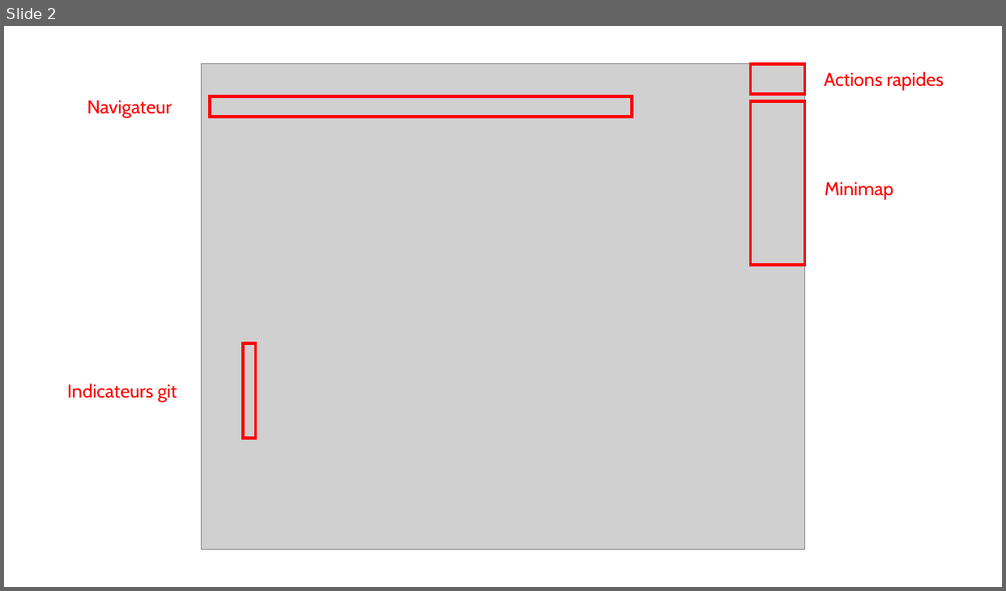
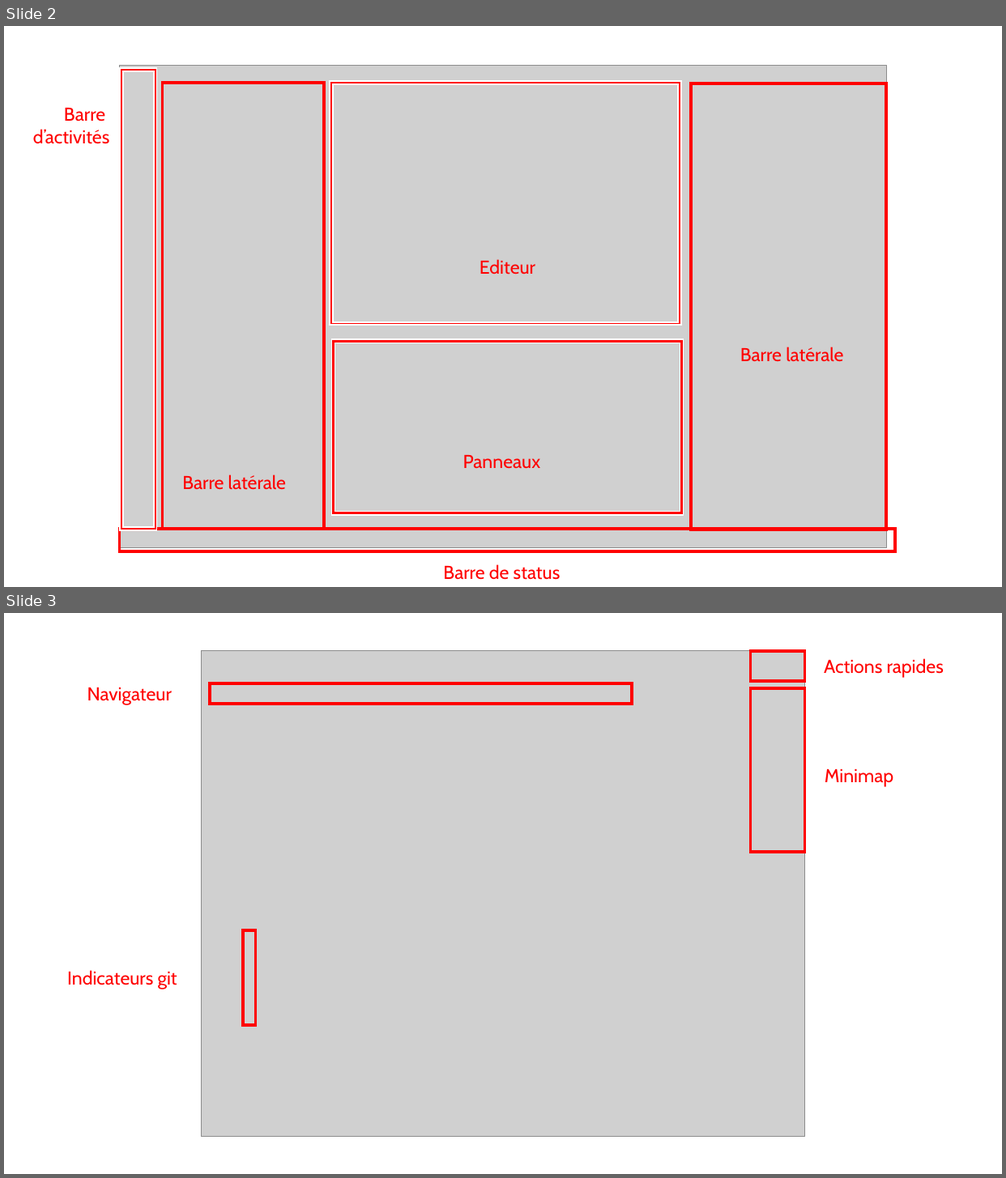
Before and after one commit to microsoft/vscode-essentials, a slide deck: programmez/images/vs-code-ui.pptx. Shown one above the other, each under a label of ours: slide 2 before the commit, slides 2 and 3 after it. The pictures are 1006x591 and 1006x1178 pixels, drawn with LibreOffice and Linux fonts; fonts in the diff are those of the drawing; grey boxes stand for pictures. Boxes give left, top, right and bottom in pixels: in the first picture for what was removed or moved away, otherwise in the second. Text is boxed around its words. In the diff, an @@ line names an element or a change of style, - is before the commit and + after.

```diff
--- a/programmez/images/vs-code-ui.pptx
+++ b/programmez/images/vs-code-ui.pptx
@@ slide 2 added at bbox=[4, 26, 1002, 587], background #FFFFFF @@
@@ picture added at bbox=[119, 66, 887, 548] @@
@@ rectangle added at bbox=[121, 70, 155, 529], outline #FFFFFF 4.5 pt @@
@@ rectangle added at bbox=[121, 70, 155, 529], outline #FF0000 1.5 pt @@
@@ rectangle added at bbox=[163, 83, 325, 529], outline #FF0000 3 pt @@
@@ rectangle added at bbox=[332, 83, 680, 324], outline #FFFFFF 4.5 pt @@
@@ rectangle added at bbox=[332, 83, 680, 324], outline #FF0000 1.5 pt @@
@@ rectangle added at bbox=[691, 84, 887, 530], outline #FF0000 3 pt @@
@@ text added at bbox=[33, 108, 110, 144], 18 pt, text #FF0000 @@
+Barre
+d’activités
@@ text added at bbox=[479, 259, 535, 275], 18 pt, text #FF0000 @@
+Editeur
@@ rectangle added at bbox=[334, 341, 681, 514], outline #FFFFFF 4.5 pt @@
@@ rectangle added at bbox=[334, 341, 681, 514], outline #FF0000 2.25 pt @@
@@ text added at bbox=[740, 347, 843, 362], 18 pt, text #FF0000 @@
+Barre latérale
@@ text added at bbox=[463, 455, 541, 468], 18 pt, text #FF0000 @@
+Panneaux
@@ text added at bbox=[182, 475, 286, 490], 18 pt, text #FF0000 @@
+Barre latérale
@@ rectangle added at bbox=[119, 529, 896, 552], outline #FF0000 3 pt @@
@@ text added at bbox=[443, 565, 560, 580], 18 pt, text #FF0000 @@
+Barre de status
@@ what was slide 2 is now slide 3 @@
```
Also in this commit, not shown: 1 slide changed, 4 other files.
